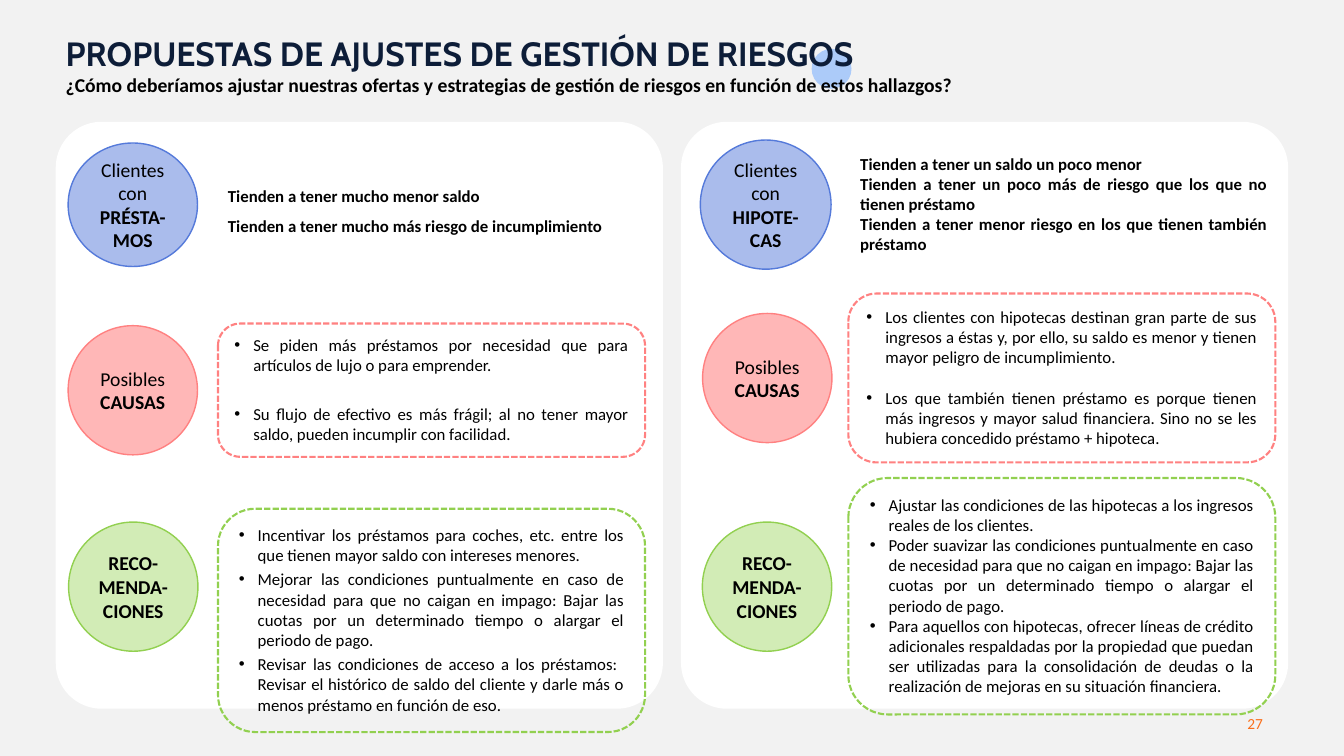
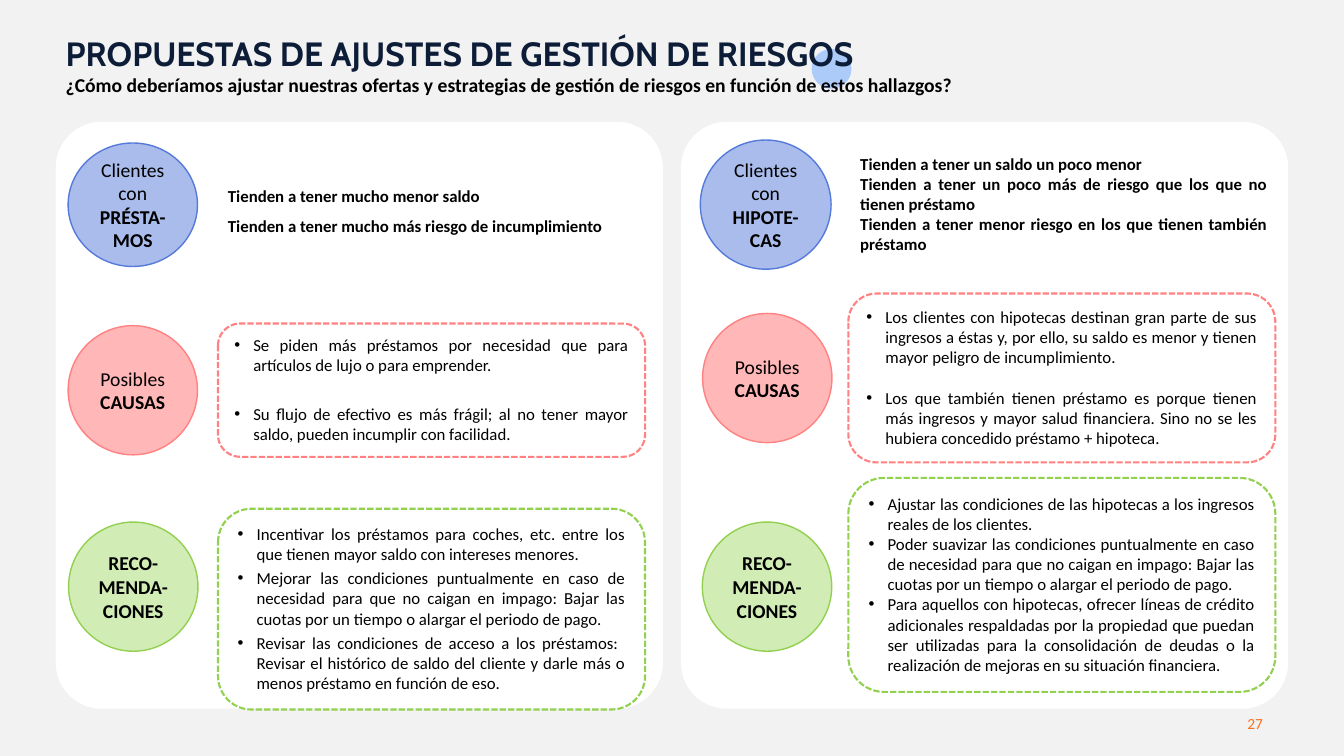
Before and after one commit to MarinaTorba/PersonalDataProrjects, a slide deck: slide 27 of Equip_B/results/S2_Presentacion.pptx. Drawn at 1344x756 pixels with LibreOffice and Linux fonts; fonts in the diff are those of the drawing. Boxes give left, top, right and bottom in pixels: in the first picture for what was removed or moved away, otherwise in the second. Text is boxed around its words. In the diff, an @@ line names an element or a change of style, - is before the commit and + after.

Commit message:
final finanzas

```diff
--- a/Equip_B/results/S2_Presentacion.pptx
+++ b/Equip_B/results/S2_Presentacion.pptx
@@ rounded rectangle "Ajustar las condiciones de las ..." resized from (x1=849, y1=478, x2=1276, y2=715) to (x1=849, y1=478, x2=1276, y2=692) @@
@@ rounded rectangle "Incentivar los préstamos para coches, ..." resized from (x1=218, y1=509, x2=645, y2=733) to (x1=218, y1=509, x2=645, y2=710) @@
@@ text in rounded rectangle at (x1=888, y1=538, x2=1254, y2=593): text changed @@
-• Poder suavizar las condiciones puntualmente en caso de necesidad para que no caigan en impago: Bajar las cuotas por un determinado tiempo o alargar el periodo de pago.
+• Poder suavizar las condiciones puntualmente en caso de necesidad para que no caigan en impago: Bajar las cuotas por un tiempo o alargar el periodo de pago.
@@ text in rounded rectangle at (x1=257, y1=572, x2=625, y2=628): text changed @@
-• Mejorar las condiciones puntualmente en caso de necesidad para que no caigan en impago: Bajar las cuotas por un determinado tiempo o alargar el periodo de pago.
+• Mejorar las condiciones puntualmente en caso de necesidad para que no caigan en impago: Bajar las cuotas por un tiempo o alargar el periodo de pago.
@@ text removed at (x1=169, y1=715, x2=262, y2=734) @@
-Revisión anual
```
